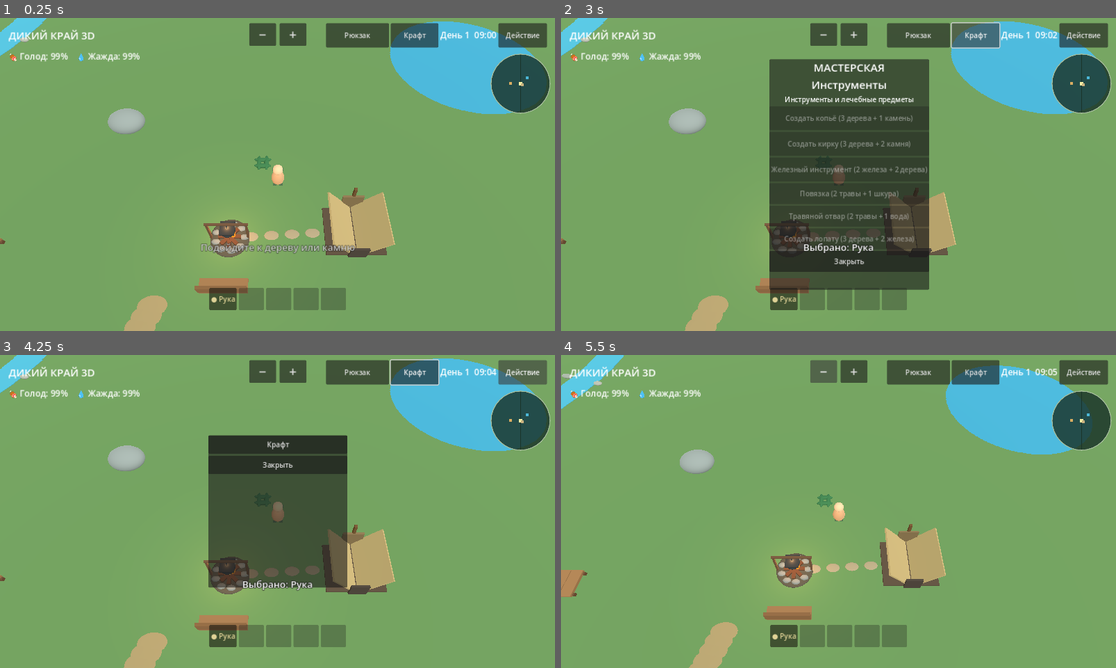
Above: before the commit, frames 1-4 (two rows, left to right).
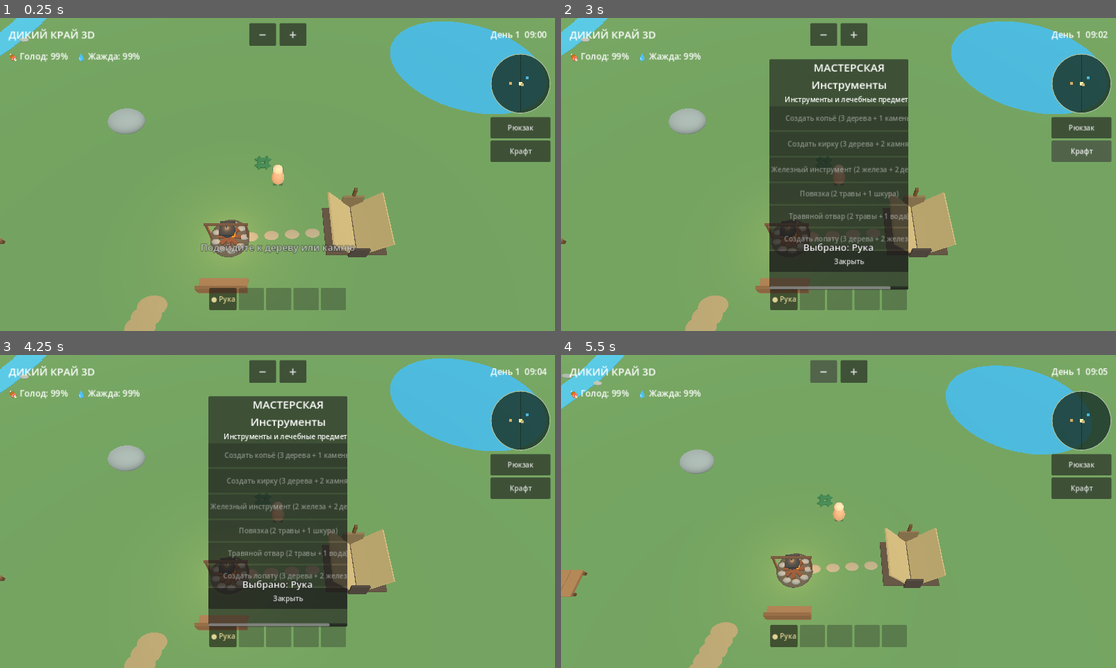
Above: after the commit, the same moments.

Repository: hjz2tz7cgv-ctrl/DikiyKrayGodot
Game: Godot game, scene res://scenes/main.tscn
The game is run twice, just before and just after one commit, with the same random seed, the same clock (stepped at 60 frames per second) and the same inputs.
Inputs (mouse positions are in pixels of both pictures, inside the frame that each line leads up to):
- Up to frame 1 (0.25 s): no input
- Up to frame 2 (3 s): click "Рюкзак" at 0.5 s; click "Закрыть" at 1.25 s; click "● Рука" at 2 s; click "Крафт" at 2.75 s
- Up to frame 3 (4.25 s): click (521, 373) at 3.5 s, where only the run before the commit has a clickable "Действие"
- Up to frame 4 (5.5 s): click "Закрыть" at 4.25 s; click "−" at 5 s

The runs differ from the first frame. In frame 1, 4.1% of the frame differs, in the area x 1-100%, y 1-46%; in frame 2, 7.2%; in frame 3, 12%, in the area x 1-100%, y 1-87%; in frame 4, 4.1%.

Commit message:
Add files via upload

Diff:
--- a/scripts/main.gd
+++ b/scripts/main.gd
@@ -826,13 +826,14 @@
     bag_button.text = "Рюкзак"
     bag_button.custom_minimum_size = Vector2(145, 56)
     bag_button.pressed.connect(_toggle_bag)
-    top.add_child(bag_button)
+    # Кнопка будет расположена под мини-картой.
+
     craft_button = Button.new()
     craft_button.text = "Крафт"
     craft_button.custom_minimum_size = Vector2(110, 56)
     craft_button.pressed.connect(_toggle_craft)
     craft_button.visible = true
-    top.add_child(craft_button)
+
     time_label = Label.new()
     time_label.add_theme_font_size_override("font_size", 20)
     top.add_child(time_label)
@@ -918,7 +919,8 @@
     action_button.custom_minimum_size = Vector2(112, 52)
     action_button.focus_mode = Control.FOCUS_NONE
     action_button.pressed.connect(_open_action_menu)
-    top.add_child(action_button)
+    action_button.visible = false
+
     nearby_button = Button.new()
     nearby_button.text = "Действие рядом"
     nearby_button.custom_minimum_size = Vector2(0, 0)
@@ -957,6 +959,7 @@
         quickbar_buttons[tool_id] = tool_button
     _refresh_quickbar()
     _create_minimap(root)
+    _create_map_side_buttons(root)
     action_menu = PanelContainer.new()
     root.add_child(action_menu)
     action_menu.set_anchors_preset(Control.PRESET_CENTER)
@@ -981,8 +984,13 @@
     craft_panel.offset_top = -265
     craft_panel.offset_bottom = 265
     craft_panel.visible = false
+    var craft_scroll := ScrollContainer.new()
+    craft_scroll.custom_minimum_size = Vector2(310, 0)
+    craft_scroll.size_flags_vertical = Control.SIZE_EXPAND_FILL
+    craft_panel.add_child(craft_scroll)
     var craft_col := VBoxContainer.new()
-    craft_panel.add_child(craft_col)
+    craft_col.size_flags_horizontal = Control.SIZE_EXPAND_FILL
+    craft_scroll.add_child(craft_col)
     var craft_title := Label.new()
     craft_title.text = "МАСТЕРСКАЯ\nИнструменты"
     craft_title.horizontal_alignment = HORIZONTAL_ALIGNMENT_CENTER
@@ -1086,6 +1094,23 @@
         minimap.add_child(dot)
         minimap_dots.append(dot)
     _update_minimap()
+
+func _create_map_side_buttons(root: Control) -> void:
+    # Отдельная вертикальная колонка непосредственно под круглой мини-картой.
+    var side := VBoxContainer.new()
+    side.name = "MapSideActions"
+    side.set_anchors_preset(Control.PRESET_TOP_RIGHT)
+    side.offset_left = -150.0
+    side.offset_right = -12.0
+    side.offset_top = 228.0
+    side.offset_bottom = 340.0
+    side.add_theme_constant_override("separation", 5)
+    root.add_child(side)
+    for b in [bag_button, craft_button]:
+        b.custom_minimum_size = Vector2(138, 49)
+        b.size_flags_horizontal = Control.SIZE_EXPAND_FILL
+        b.focus_mode = Control.FOCUS_NONE
+        side.add_child(b)
 
 func _update_minimap() -> void:
     if minimap == null or player == null or minimap_dots.size() < 4:
@@ -1964,6 +1989,10 @@
                 return
             if quickbar != null and quickbar.get_global_rect().has_point(event.position):
                 return
+            if bag_button != null and bag_button.get_global_rect().has_point(event.position):
+                return
+            if craft_button != null and craft_button.get_global_rect().has_point(event.position):
+                return
             active_touches[event.index] = event.position
             var viewport_width := get_viewport().get_visible_rect().size.x
             var viewport_height := get_viewport().get_visible_rect().size.y
